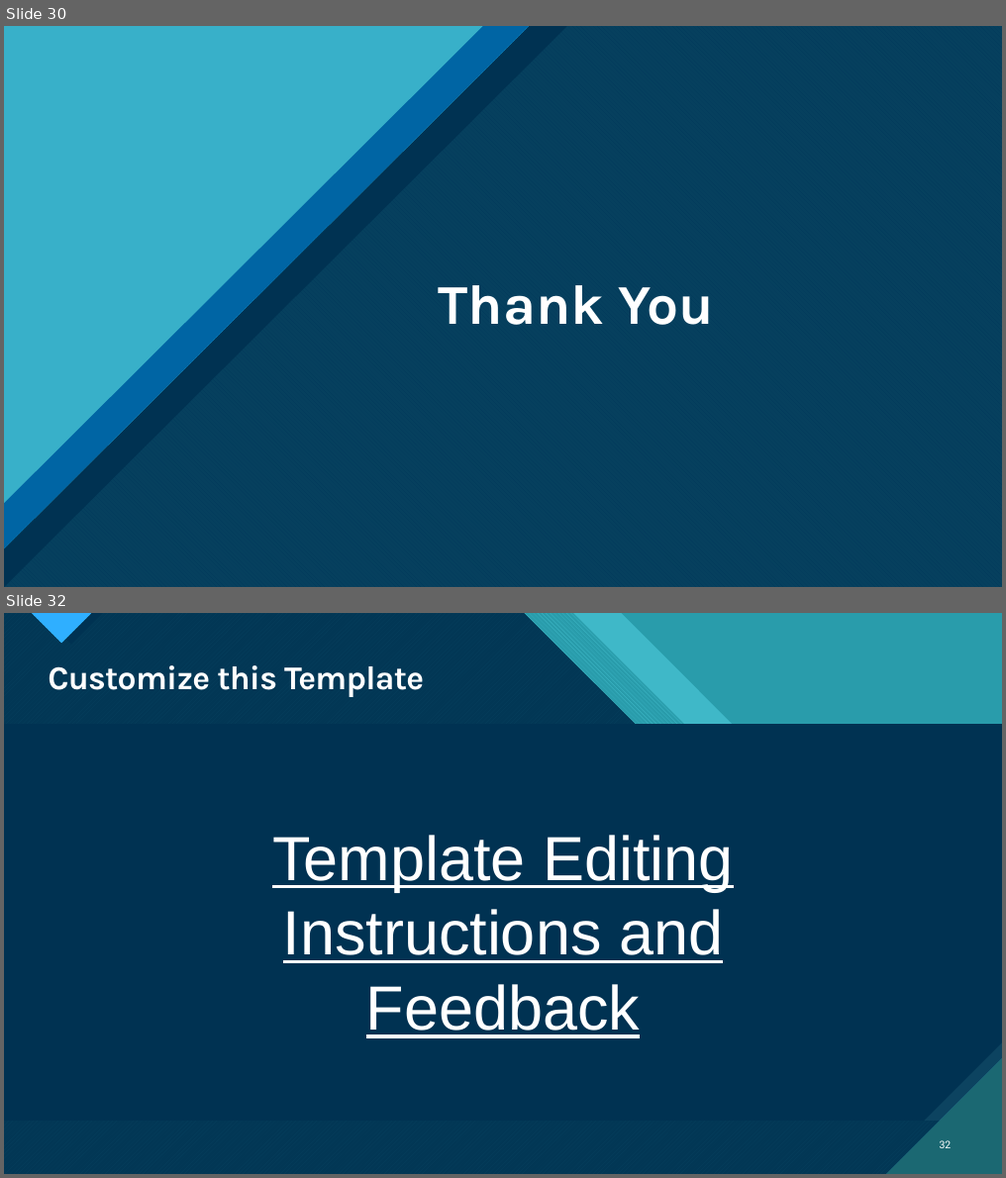
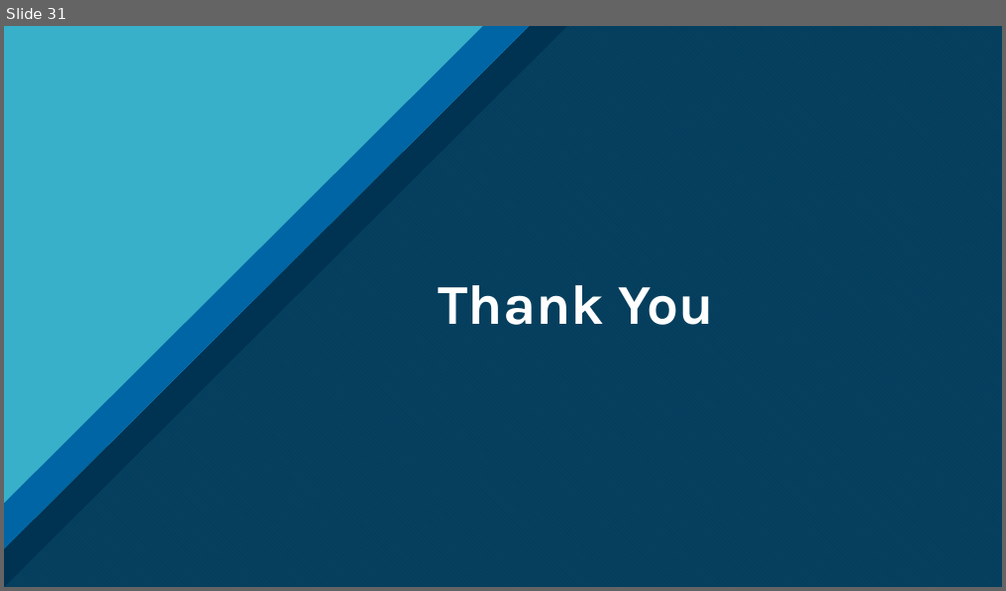
Before and after one commit to AggiaBintangRH/Skripsi, a slide deck: GAME SIMULASI KERJA PRAKTEK MAHASISWA FAKULTAS TEKNOLOGI INFORMASI.pptx. Shown one above the other, each under a label of ours: slides 30 and 32 before the commit, slide 31 after it; the slides between them are not shown. The pictures are 1006x1178 and 1006x591 pixels, drawn with LibreOffice and Linux fonts; fonts in the diff are those of the drawing. Boxes give left, top, right and bottom in pixels: in the first picture for what was removed or moved away, otherwise in the second. Text is boxed around its words. In the diff, an @@ line names an element or a change of style, - is before the commit and + after.

```diff
--- a/GAME SIMULASI KERJA PRAKTEK MAHASISWA FAKULTAS TEKNOLOGI INFORMASI.pptx
+++ b/GAME SIMULASI KERJA PRAKTEK MAHASISWA FAKULTAS TEKNOLOGI INFORMASI.pptx
@@ slide 32 removed at [4, 613, 1002, 1174], background #47C3D3; not listed: 13 template elements that a slide beside it also shows @@
@@ rectangle removed at [4, 613, 1002, 1174] @@
@@ rectangle removed at [4, 613, 1002, 1174] @@
@@ freeform shape removed at [4, 613, 1002, 1174] @@
@@ freeform shape removed at [4, 613, 1002, 1174] @@
@@ freeform shape removed at [4, 613, 1002, 1174] @@
@@ title removed at [48, 665, 424, 697] @@
-Customize this Template
@@ text removed at [272, 835, 733, 1039] @@
-Template Editing Instructions and Feedback
@@ page number removed at [940, 1141, 951, 1149] @@
-32
@@ what was slide 30 is now slide 31 @@
```
Also in this commit, not shown: 1 slide changed, 9 slides added, 9 other slides removed.
